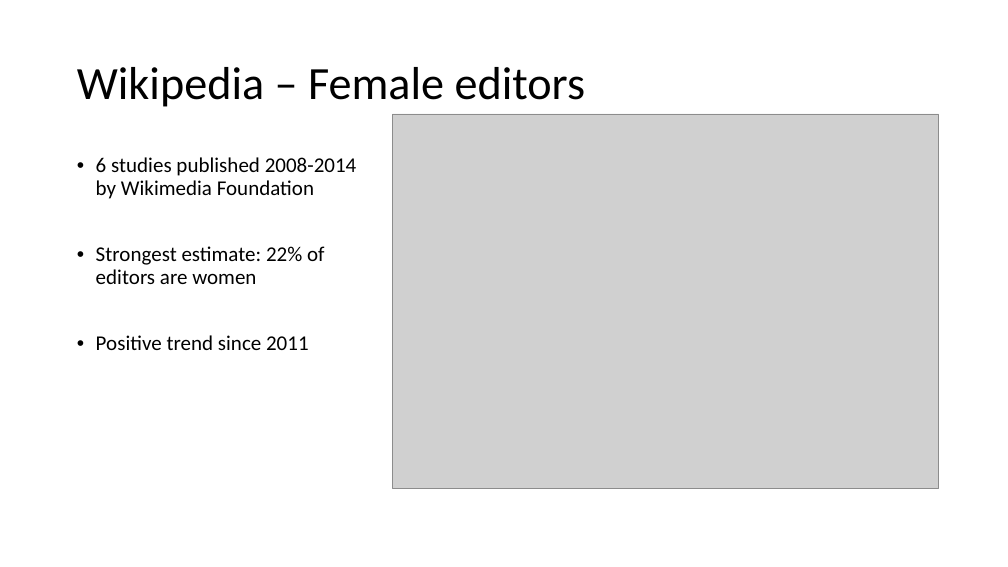
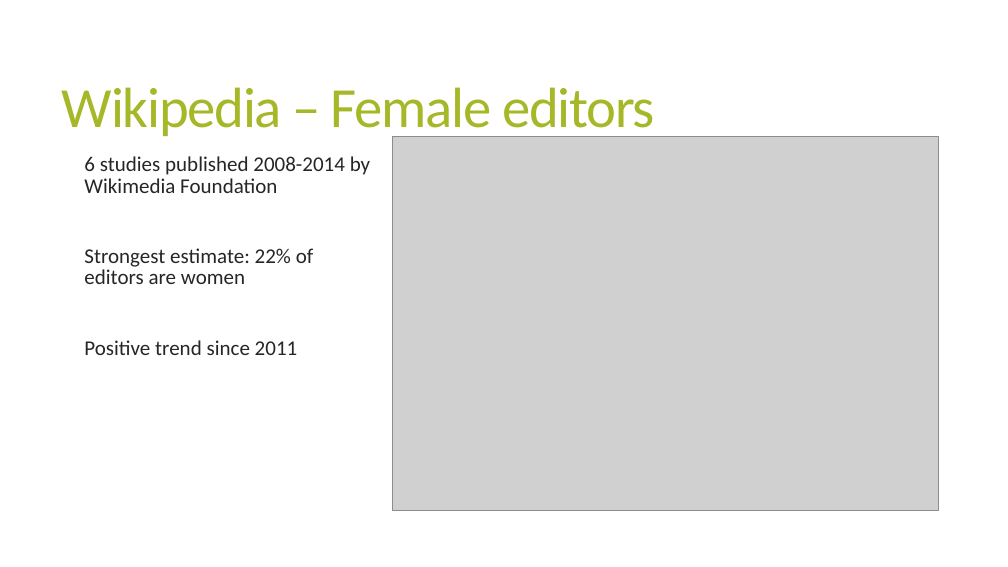
Before and after one commit to EvaJobst/FOT-Paper, a slide deck: slide 9 of Paper - Presentation.pptx. Drawn at 1008x567 pixels with LibreOffice and Linux fonts; fonts in the diff are those of the drawing; grey boxes stand for pictures. Boxes give left, top, right and bottom in pixels: in the first picture for what was removed or moved away, otherwise in the second. Text is boxed around its words. In the diff, an @@ line names an element or a change of style, - is before the commit and + after.

```diff
--- a/Paper - Presentation.pptx
+++ b/Paper - Presentation.pptx
@@ title "Wikipedia – Female editors": place and size @@
-title "Wikipedia – Female editors" at [77, 67, 586, 107]
+title "Wikipedia – Female editors" at [62, 87, 655, 140]
@@ title "Wikipedia – Female editors" at [62, 87, 655, 140]: size 44 to 54 pt, text colour #000000 to #A6B727, letter spacing 0 to -1.2 pt; line spacing 0.9 to 0.85 @@
@@ picture: place and size @@
-picture at [392, 114, 938, 488]
+picture at [392, 136, 938, 510]
@@ text "6 studies published 2008-2014 by ..." at [84, 156, 370, 355]: text colour #000000 to #262626; bullet • to  ; line spacing 0.9 to 0.85; more space between paragraphs @@
```
Also in this commit, not shown: 17 other slides changed, 1 slide added, 1 slide removed.
